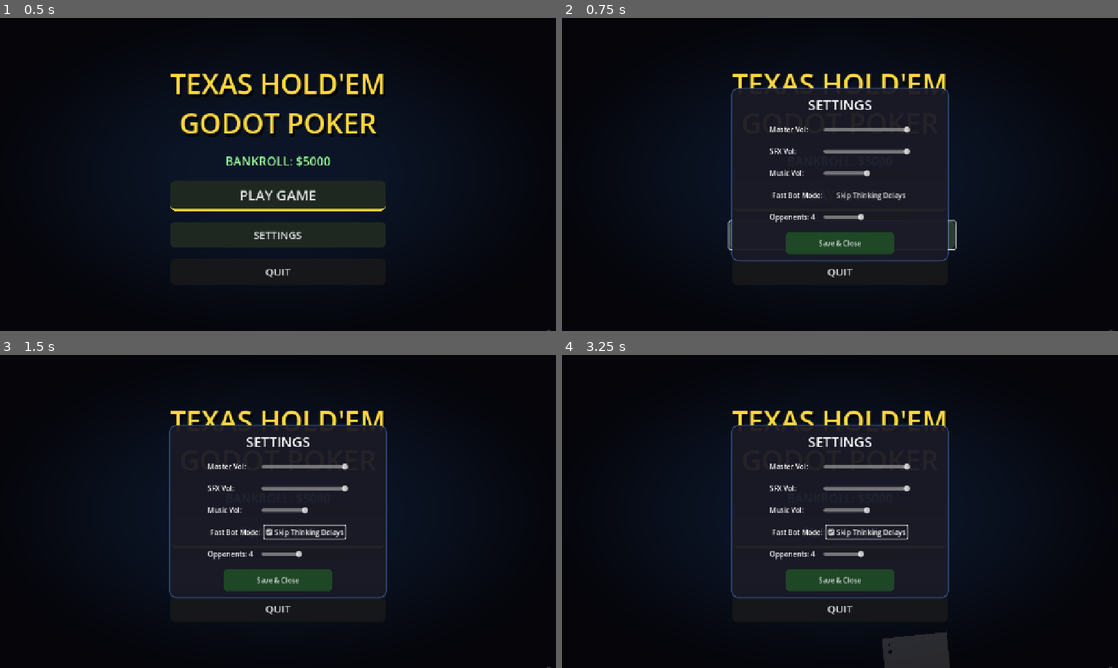
Above: before the commit, frames 1-4 (two rows, left to right).
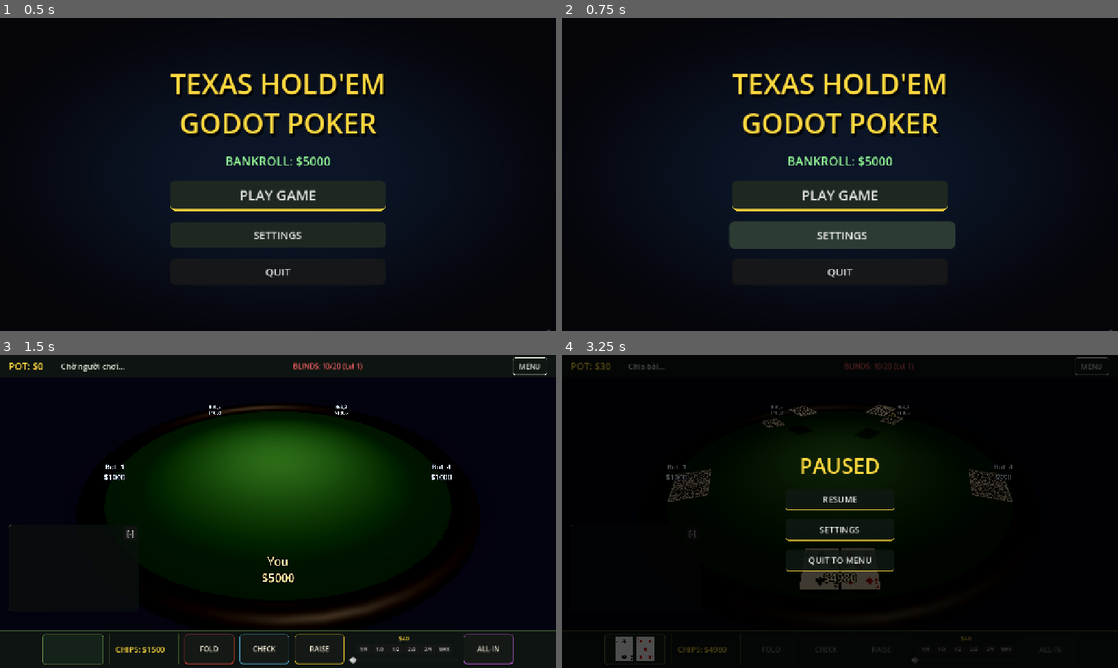
Above: after the commit, the same moments.

Repository: Johnhandsome/poker-godot
Game: Godot game, scene res://scenes/MainMenu.tscn
The game is run twice, just before and just after one commit, with the same random seed, the same clock (stepped at 60 frames per second) and the same inputs.
Inputs (mouse positions are in pixels of both pictures, inside the frame that each line leads up to):
- Up to frame 1 (0.5 s): no input
- Up to frame 2 (0.75 s): click "SETTINGS" at 0.5 s
- Up to frame 3 (1.5 s): click "PLAY GAME" at 1.25 s
- Up to frame 4 (3.25 s): click (1090, 367) at 2 s, where only the run after the commit has a clickable "MENU"; click (923, 649) at 2.75 s, where only the run after the commit has a clickable "1/4"

Frame 1 is identical in both runs. In frame 2, 8.0% of the frame differs, in the area x 29-71%, y 22-78%; in frame 3, 39%, in the area x 0-100%, y 0-100%; in frame 4, 37%.
Error after the commit: Invalid access to property or key 'bot_count' on a base object of type 'Node (settings_manager.gd)'. (res://scripts/ui/main_menu.gd:306)

Commit message:
feat: Implement localization for game messages and UI, add quick bet buttons, and introduce a minimizable game log with player cleanup.

Diff:
--- a/scripts/core/game_manager.gd
+++ b/scripts/core/game_manager.gd
@@ -70,8 +70,13 @@
 	players.append(player_node)
 
 func start_game():
+	# Xoá các player rác từ lần chơi trước nếu chúng đã bị giải phóng (freed)
+	for i in range(players.size() - 1, -1, -1):
+		if not is_instance_valid(players[i]):
+			players.remove_at(i)
+
 	if players.size() < 2:
-		emit_signal("game_message", "Need at least 2 players to start.")
+		emit_signal("game_message", SettingsManager.tc("Need at least 2 players to start.", "Cần ít nhất 2 người chơi để bắt đầu."))
 		return
 
 	# Khởi tạo dealer ngẫu nhiên lần đầu tiên
@@ -94,7 +99,8 @@
 		current_blind_level = new_level
 		small_blind = 10 * int(pow(2, current_blind_level - 1))
 		big_blind = 20 * int(pow(2, current_blind_level - 1))
-		emit_signal("game_message", "[color=red][b]BLINDS LÊN CẤP " + str(current_blind_level) + ": $" + str(small_blind) + "/$" + str(big_blind) + "[/b][/color]")
+		var msg = SettingsManager.tc("[color=red][b]BLINDS LEVEL UP ", "[color=red][b]BLINDS LÊN CẤP ")
+		emit_signal("game_message", msg + str(current_blind_level) + ": $" + str(small_blind) + "/$" + str(big_blind) + "[/b][/color]")
 	emit_signal("blinds_level_changed", current_blind_level, small_blind, big_blind)
 
 	# Phục hồi min_raise mặc định của level mới
@@ -144,7 +150,7 @@
 		return
 
 	if active_players.size() < 2:
-		emit_signal("game_message", "Game Over - Not enough players with chips.")
+		emit_signal("game_message", SettingsManager.tc("Game Over - Not enough players with chips.", "Trò chơi kết thúc - Không đủ người chơi còn tiền."))
 		return
 
 	# Vì danh sách active_players đã xoay bắt đầu từ SB, dealer luôn là người cuối cùng trong active_players
@@ -356,7 +362,9 @@
 	for p_id in payouts:
 		var p = _get_player_by_id(p_id)
 		p.chips += payouts[p_id]
-		emit_signal("game_message", p.id + " thắng $" + str(payouts[p_id]) + "!")
+		var id_str = SettingsManager.tc("You", "Bạn") if p.id == "You" else p.id
+		var won_str = SettingsManager.tc(" won $", " thắng $")
+		emit_signal("game_message", id_str + won_str + str(payouts[p_id]) + "!")
 
 	# Lưu tiến trình bankroll vào ổ cứng
 	_save_human_progress()
--- a/scripts/core/settings_manager.gd
+++ b/scripts/core/settings_manager.gd
@@ -9,6 +9,7 @@
 var bgm_volume: float = 0.5
 var fast_bot_mode: bool = false
 var num_bots: int = 4
+var language: String = "en" # "en" or "vi"
 
 func _ready() -> void:
 	load_settings()
@@ -19,7 +20,8 @@
 		"sfx_volume": sfx_volume,
 		"bgm_volume": bgm_volume,
 		"fast_bot_mode": fast_bot_mode,
-		"num_bots": num_bots
+		"num_bots": num_bots,
+		"language": language
 	}
 
 	var file = FileAccess.open(SAVE_PATH, FileAccess.WRITE)
@@ -45,8 +47,13 @@
 				if data.has("bgm_volume"): bgm_volume = data["bgm_volume"]
 				if data.has("fast_bot_mode"): fast_bot_mode = data["fast_bot_mode"]
 				if data.has("num_bots"): num_bots = int(data["num_bots"])
+				if data.has("language"): language = data["language"]
 		file.close()
 
 func apply_and_save() -> void:
 	save_settings()
 	emit_signal("settings_changed")
+
+func tc(en: String, vi: String) -> String:
+	if language == "en": return en
+	return vi
--- a/scripts/main.gd
+++ b/scripts/main.gd
@@ -5,22 +5,22 @@
 # Script này là gốc (Root) của game.
 
 var pot_label: Label
-var chips_label: Label
 var state_label: Label
 var turn_label: Label
+var blinds_label: Label
 var btn_fold: Button
 var btn_call_check: Button
 var btn_raise: Button
 var btn_all_in: Button
 var raise_slider: HSlider
 var raise_value_label: Label
-var card_display: HBoxContainer  # 2D card display for human
-
-var blinds_label: Label
-
-# --- LOG UI ---
 var log_vbox: VBoxContainer
 var log_scroll: ScrollContainer
+var log_panel: PanelContainer
+var is_log_minimized: bool = false
+var btn_minimize_log: Button
+var card_display: HBoxContainer
+var chips_label: Label
 
 func _ready() -> void:
 	print("Poker Godot 3D - Bắt đầu khởi tạo...")
@@ -146,7 +146,7 @@
 
 	# Blinds level info
 	blinds_label = Label.new()
-	blinds_label.text = "BLINDS: 10/20 (Lvl 1)"
+	blinds_label.text = SettingsManager.tc("BLINDS: 10/20 (Lvl 1)", "BLINDS: 10/20 (Lvl 1)")
 	blinds_label.add_theme_font_size_override("font_size", 16)
 	blinds_label.add_theme_color_override("font_color", Color(1.0, 0.4, 0.4)) # Reddish to show pressure
 	top_hbox.add_child(blinds_label)
@@ -158,8 +158,9 @@
 
 	# Menu/Pause button
 	var btn_pause = Button.new()
-	btn_pause.text = " MENU ⚙️ "
-	btn_pause.custom_minimum_size = Vector2(100, 36)
+	btn_pause.text = "MENU"
+	btn_pause.custom_minimum_size = Vector2(80, 40)
+	btn_pause.focus_mode = Control.FOCUS_NONE
 	btn_pause.add_theme_font_size_override("font_size", 16)
 	var pause_style = StyleBoxFlat.new()
 	pause_style.bg_color = THEME_BG_DARK
@@ -254,9 +255,9 @@
 	btn_raise = _create_action_button("RAISE", THEME_BTN_BORDER_RAISE, "Raise")
 	bottom_hbox.add_child(btn_raise)
 
-	# Raise slider + giá trị hiển thị
+	# Raise slider + giá trị hiển thị + Quick Bets
 	var raise_container = VBoxContainer.new()
-	raise_container.custom_minimum_size = Vector2(180, 50)
+	raise_container.custom_minimum_size = Vector2(250, 70)
 	raise_container.alignment = BoxContainer.ALIGNMENT_CENTER
 	bottom_hbox.add_child(raise_container)
 
@@ -267,8 +268,32 @@
 	raise_value_label.horizontal_alignment = HORIZONTAL_ALIGNMENT_CENTER
 	raise_container.add_child(raise_value_label)
 
+	# Hộp chứa các nút tắt (shortcuts)
+	var shortcuts_hbox = HBoxContainer.new()
+	shortcuts_hbox.alignment = BoxContainer.ALIGNMENT_CENTER
+	shortcuts_hbox.add_theme_constant_override("separation", 2)
+	raise_container.add_child(shortcuts_hbox)
+
+	var fractions = [
+		{"text": "1/4", "frac": 0.25},
+		{"text": "1/3", "frac": 0.3333},
+		{"text": "1/2", "frac": 0.5},
+		{"text": "2/3", "frac": 0.6666},
+		{"text": "3/4", "frac": 0.75},
+		{"text": "MAX", "frac": 1.0}
+	]
+	for f in fractions:
+		var btn = Button.new()
+		btn.text = f.text
+		btn.custom_minimum_size = Vector2(35, 20)
+		btn.add_theme_font_size_override("font_size", 10)
+		btn.focus_mode = Control.FOCUS_NONE
+		var frac_val = f.frac
+		btn.pressed.connect(func(): _on_quick_raise_pressed(frac_val))
+		shortcuts_hbox.add_child(btn)
+
 	raise_slider = HSlider.new()
-	raise_slider.custom_minimum_size = Vector2(180, 20)
+	raise_slider.custom_minimum_size = Vector2(250, 20)
 	raise_slider.step = 10
 	raise_slider.min_value = 40
 	raise_slider.max_value = 1500
@@ -281,11 +306,16 @@
 	bottom_hbox.add_child(btn_all_in)
 
 	# ---- LOG PANEL (Góc trái giữa màn hình) ----
-	var log_panel = PanelContainer.new()
-	log_panel.set_anchors_preset(Control.PRESET_CENTER_LEFT)
-	log_panel.position = Vector2(20, -100) # Lệch lên trên thanh bottom bar
-	log_panel.custom_minimum_size = Vector2(300, 250)
+	log_panel = PanelContainer.new()
 	log_panel.mouse_filter = Control.MOUSE_FILTER_IGNORE # Không chặn click
+	canvas.add_child(log_panel)
+
+	# Định vị chặt chẽ vào góc dưới trái, ép nó mọc từ dưới mọc lên thay vì từ trên trút xuống
+	log_panel.set_anchors_preset(Control.PRESET_BOTTOM_LEFT, true)
+	log_panel.offset_left = 20
+	log_panel.offset_bottom = -130 # Cách mép dưới (bottom bar) 130px
+	log_panel.offset_right = 320 # Rộng 300px
+	log_panel.offset_top = -330 # Cao 200px (130 + 200 = 330)
 
 	var log_style = StyleBoxFlat.new()
 	log_style.bg_color = Color(0.04, 0.06, 0.05, 0.7) # Rất trong suốt
@@ -296,12 +326,34 @@
 	log_style.border_width_left = 1
 	log_style.border_color = THEME_BORDER
 	log_panel.add_theme_stylebox_override("panel", log_style)
-	canvas.add_child(log_panel)
+
+	var log_header_margin = MarginContainer.new()
+	log_header_margin.add_theme_constant_override("margin_right", 5)
+	log_header_margin.add_theme_constant_override("margin_left", 5)
+	log_header_margin.add_theme_constant_override("margin_top", 5)
+
+	var log_header_box = HBoxContainer.new()
+	log_header_box.alignment = BoxContainer.ALIGNMENT_END
+	log_header_margin.add_child(log_header_box)
+
+	btn_minimize_log = Button.new()
+	btn_minimize_log.text = "[-]"
+	btn_minimize_log.custom_minimum_size = Vector2(30, 20)
+	btn_minimize_log.mouse_filter = Control.MOUSE_FILTER_STOP
+	btn_minimize_log.pressed.connect(_toggle_log_size)
+	log_header_box.add_child(btn_minimize_log)
+
+	var log_outer_vbox = VBoxContainer.new()
+	log_outer_vbox.mouse_filter = Control.MOUSE_FILTER_IGNORE
+	log_outer_vbox.add_child(log_header_margin)
 
 	log_scroll = ScrollContainer.new()
 	log_scroll.horizontal_scroll_mode = ScrollContainer.SCROLL_MODE_DISABLED
 	log_scroll.mouse_filter = Control.MOUSE_FILTER_IGNORE
-	log_panel.add_child(log_scroll)
+	log_scroll.size_flags_vertical = Control.SIZE_EXPAND_FILL
+	log_outer_vbox.add_child(log_scroll)
+
+	log_panel.add_child(log_outer_vbox)
 
 	var margin_container = MarginContainer.new()
 	margin_container.add_theme_constant_override("margin_left", 10)
@@ -337,6 +389,41 @@
 	log_vbox.add_child(rt)
 	if log_vbox.get_child_count() > 30:
 		log_vbox.get_child(0).queue_free()
+
+	if is_log_minimized:
+		# Lấy header box (bên trong margin container)
+		var log_header_box = btn_minimize_log.get_parent()
+		if log_header_box.get_child_count() > 1:
+			log_header_box.get_child(0).queue_free()
+		var new_preview = rt.duplicate()
+		new_preview.size_flags_horizontal = Control.SIZE_EXPAND_FILL
+		log_header_box.add_child(new_preview)
+		log_header_box.move_child(new_preview, 0)
+
+func _toggle_log_size() -> void:
+	is_log_minimized = !is_log_minimized
+	if is_log_minimized:
+		btn_minimize_log.text = "[+]"
+		log_scroll.hide()
+		log_panel.offset_top = -170 # Cao 40px (130 + 40 = 170)
+
+		# Move the last msg out to header to see it
+		if log_vbox.get_child_count() > 0:
+			var last_msg = log_vbox.get_child(log_vbox.get_child_count() - 1).duplicate()
+			last_msg.size_flags_horizontal = Control.SIZE_EXPAND_FILL
+			var log_header_box = btn_minimize_log.get_parent()
+			if log_header_box.get_child_count() > 1:
+				log_header_box.get_child(0).queue_free() # Remove old preview
+			log_header_box.add_child(last_msg)
+			log_header_box.move_child(last_msg, 0) # Day preview len truoc nut
+	else:
+		btn_minimize_log.text = "[-]"
+		log_scroll.show()
+		log_panel.offset_top = -330 # Cao 200px (130 + 200 = 330)
+
+		var log_header_box = btn_minimize_log.get_parent()
+		if log_header_box.get_child_count() > 1:
+			log_header_box.get_child(0).queue_free() # Remove preview
 
 func _add_action_button(parent: HBoxContainer, text: String, color: Color, action: String) -> void:
 	var btn = _create_action_button(text, color, action)
@@ -450,6 +537,22 @@
 func _on_raise_slider_changed(value: float) -> void:
 	if raise_value_label:
 		raise_value_label.text = "$" + str(int(value))
+
+func _on_quick_raise_pressed(frac_val: float) -> void:
+	if not raise_slider: return
+	_play_ui_sound()
+	var pm = get_node("/root/PotManager") if has_node("/root/PotManager") else null
+	var gm = get_node("/root/GameManager") if has_node("/root/GameManager") else null
+	if pm and gm:
+		var current_pot = pm.get_total_pot()
+		var target_raise = int(current_pot * frac_val)
+
+		# Round to nearest big blind
+		if gm.big_blind > 0:
+			target_raise = int(round(float(target_raise) / float(gm.big_blind)) * gm.big_blind)
+
+		var final_val = clamp(target_raise, raise_slider.min_value, raise_slider.max_value)
+		raise_slider.value = final_val
 
 # ---- UI UPDATE CALLBACKS ----
 
@@ -490,9 +593,11 @@
 			or new_state == GameManager.GameState.FLOP_BETTING \
 			or new_state == GameManager.GameState.TURN_BETTING \
 			or new_state == GameManager.GameState.RIVER_BETTING:
-		_add_log_message("[color=#66ccff]--- Vòng Cược: " + state_label.text + " ---[/color]", true)
+		var txt = SettingsManager.tc("--- Betting Round: ", "--- Vòng Cược: ")
+		_add_log_message("[color=#66ccff]" + txt + state_label.text + " ---[/color]", true)
 	elif new_state == GameManager.GameState.SHOWDOWN:
-		_add_log_message("[color=#ffcc66]--- Lật Bài (Showdown) ---[/color]", true)
+		var txt = SettingsManager.tc("--- Showdown ---", "--- Lật Bài (Showdown) ---")
+		_add_log_message("[color=#ffcc66]" + txt + "[/color]", true)
 
 	# Update trạng thái disable của nút khi chuyển state mới mà không phải lượt đánh
 	_set_action_buttons_disabled(true)
@@ -519,14 +624,14 @@
 	_update_chips_label()
 
 	var action_str = ""
-	var p_color = "yellow" if player_id == "You" else "lightblue"
+	var p_color = "yellow" if player_id == SettingsManager.tc("You", "Bạn") or player_id == "You" else "lightblue"
 
 	match action:
-		GameManager.PlayerAction.FOLD: action_str = "[color=red]vừa úp bài (Fold)[/color]"
-		GameManager.PlayerAction.CHECK: action_str = "[color=gray]vừa Check[/color]"
-		GameManager.PlayerAction.CALL: action_str = "[color=lightgreen]vừa theo (Call)[/color]"
-		GameManager.PlayerAction.RAISE: action_str = "[color=orange]vừa Raise ($" + str(amount) + ")[/color]"
-		GameManager.PlayerAction.ALL_IN: action_str = "[color=magenta]vừa ALL-IN ($" + str(amount) + ")[/color]"
+		GameManager.PlayerAction.FOLD: action_str = SettingsManager.tc("[color=red]folded[/color]", "[color=red]vừa úp bài (Fold)[/color]")
+		GameManager.PlayerAction.CHECK: action_str = SettingsManager.tc("[color=gray]checked[/color]", "[color=gray]vừa Check[/color]")
+		GameManager.PlayerAction.CALL: action_str = SettingsManager.tc("[color=lightgreen]called[/color]", "[color=lightgreen]vừa theo (Call)[/color]")
+		GameManager.PlayerAction.RAISE: action_str = SettingsManager.tc("[color=orange]raised ($" + str(amount) + ")[/color]", "[color=orange]vừa Raise ($" + str(amount) + ")[/color]")
+		GameManager.PlayerAction.ALL_IN: action_str = SettingsManager.tc("[color=magenta]went ALL-IN ($" + str(amount) + ")[/color]", "[color=magenta]vừa ALL-IN ($" + str(amount) + ")[/color]")
 
 	_add_log_message("[color=" + p_color + "]" + player_id + "[/color] " + action_str)
 
@@ -538,10 +643,12 @@
 		var p = gm._get_player_by_id(player_id)
 		if p:
 			if p.is_ai:
-				turn_label.text = "Lượt: " + p.id + " (đang nghĩ...)"
+				var t1 = SettingsManager.tc("Turn: ", "Lượt: ")
+				var t2 = SettingsManager.tc(" (thinking...)", " (đang nghĩ...)")
+				turn_label.text = t1 + p.id + t2
 				turn_label.add_theme_color_override("font_color", Color(0.5, 1.0, 0.5))
 			else:
-				turn_label.text = ">>> LƯỢT CỦA BẠN <<<"
+				turn_label.text = SettingsManager.tc(">>> YOUR TURN <<<", ">>> LƯỢT CỦA BẠN <<<")
 				turn_label.add_theme_color_override("font_color", Color(1.0, 1.0, 0.3))
 
 				# Mở khóa các nút
@@ -579,7 +686,7 @@
 				chips_label.text = "CHIPS: $" + str(p.chips)
 				break
 
-func _on_winners_declared_ui(payouts: Dictionary, best_cards: Dictionary) -> void:
+func _on_winners_declared_ui(payouts: Dictionary, _best_cards: Dictionary) -> void:
 	_update_chips_label()
 
 	for pid in payouts:
--- a/scripts/players/ai_bot.gd
+++ b/scripts/players/ai_bot.gd
@@ -137,7 +137,7 @@
 	if game_manager:
 		game_manager.process_player_action(id, chosen_action, chosen_amount)
 
-func _emit_chatter(game_manager: Node, action: int, amount_to_call: int, raise_amount: int) -> void:
+func _emit_chatter(game_manager: Node, action: int, amount_to_call: int, _raise_amount: int) -> void:
 	# Only chat 15% of the time to avoid spam
 	if randf() > 0.15: return
 
--- a/scripts/ui/main_menu.gd
+++ b/scripts/ui/main_menu.gd
@@ -3,11 +3,6 @@
 func _ready() -> void:
 	# Bắt buộc root Node bung toàn màn hình và bám sát độ phân giải thực tế của hệ điều hành
 	set_anchors_and_offsets_preset(Control.PRESET_FULL_RECT)
-	size = get_viewport_rect().size
-	get_tree().get_root().size_changed.connect(func():
-		if is_inside_tree():
-			size = get_viewport_rect().size
-	)
 
 	# Bật âm thanh Casino Ambience
 	var ambient_player = AudioStreamPlayer.new()
@@ -82,11 +77,12 @@
 	# Nút Play
 	var btn_play = Button.new()
 	if current_chips > 0:
-		btn_play.text = "PLAY GAME"
+		btn_play.text = SettingsManager.tc("PLAY GAME", "CHƠI TIẾP")
 	else:
-		btn_play.text = "RESTART ($5000)"
+		btn_play.text = SettingsManager.tc("RESTART ($5000)", "CHƠI LẠI ($5000)")
 	btn_play.custom_minimum_size = Vector2(300, 70)
 	btn_play.add_theme_font_size_override("font_size", 32)
+	btn_play.focus_mode = Control.FOCUS_NONE
 	var style_play = StyleBoxFlat.new()
 	style_play.bg_color = Color(0.12, 0.16, 0.13, 0.98)
 	style_play.border_width_bottom = 4
@@ -127,9 +123,10 @@
 
 	# Nút Settings
 	var btn_settings = Button.new()
-	btn_settings.text = "SETTINGS"
+	btn_settings.text = SettingsManager.tc("SETTINGS", "CÀI ĐẶT")
 	btn_settings.custom_minimum_size = Vector2(300, 60)
 	btn_settings.add_theme_font_size_override("font_size", 24)
+	btn_settings.focus_mode = Control.FOCUS_NONE
 
 	# Clone style từ btn_play
 	var style_settings = style_play.duplicate()
@@ -161,9 +158,10 @@
 
 	# Nút Quit
 	var btn_quit = Button.new()
-	btn_quit.text = "QUIT"
+	btn_quit.text = SettingsManager.tc("QUIT", "THOÁT")
 	btn_quit.custom_minimum_size = Vector2(300, 60)
 	btn_quit.add_theme_font_size_override("font_size", 24)
+	btn_quit.focus_mode = Control.FOCUS_NONE
 	var style_quit = StyleBoxFlat.new()
 	style_quit.bg_color = Color(0.1, 0.1, 0.1, 0.8)
 	style_quit.corner_radius_top_left = 12
@@ -225,7 +223,7 @@
 	panel.add_child(vbox)
 
 	var title = Label.new()
-	title.text = "SETTINGS"
+	title.text = SettingsManager.tc("SETTINGS", "CÀI ĐẶT")
 	title.horizontal_alignment = HORIZONTAL_ALIGNMENT_CENTER
 	title.add_theme_font_size_override("font_size", 32)
 	vbox.add_child(title)
@@ -236,12 +234,13 @@
 	var master_box = HBoxContainer.new()
 	master_box.alignment = BoxContainer.ALIGNMENT_CENTER
 	var master_lbl = Label.new()
-	master_lbl.text = "Master Vol:"
-	master_lbl.custom_minimum_size = Vector2(120, 0)
+	master_lbl.text = SettingsManager.tc("Master Vol:", "Âm lượng tổng:")
+	master_lbl.custom_minimum_size = Vector2(140, 0)
 	var master_slider = HSlider.new()
 	master_slider.custom_minimum_size = Vector2(200, 30)
 	master_slider.max_value = 1.0
 	master_slider.step = 0.05
+	master_slider.focus_mode = Control.FOCUS_NONE
 	if sm: master_slider.value = sm.master_volume
 	master_box.add_child(master_lbl)
 	master_box.add_child(master_slider)
@@ -251,8 +250,8 @@
 	var sfx_box = HBoxContainer.new()
 	sfx_box.alignment = BoxContainer.ALIGNMENT_CENTER
 	var sfx_lbl = Label.new()
-	sfx_lbl.text = "SFX Vol:"
-	sfx_lbl.custom_minimum_size = Vector2(120, 0)
+	sfx_lbl.text = SettingsManager.tc("SFX Vol:", "Âm thanh (FX):")
+	sfx_lbl.custom_minimum_size = Vector2(140, 0)
 	var sfx_slider = HSlider.new()
 	sfx_slider.custom_minimum_size = Vector2(200, 30)
 	sfx_slider.max_value = 1.0
@@ -266,8 +265,8 @@
 	var bgm_box = HBoxContainer.new()
 	bgm_box.alignment = BoxContainer.ALIGNMENT_CENTER
 	var bgm_lbl = Label.new()
-	bgm_lbl.text = "Music Vol:"
-	bgm_lbl.custom_minimum_size = Vector2(120, 0)
+	bgm_lbl.text = SettingsManager.tc("Music Vol:", "Nhạc nền:")
+	bgm_lbl.custom_minimum_size = Vector2(140, 0)
 	var bgm_slider = HSlider.new()
 	bgm_slider.custom_minimum_size = Vector2(200, 30)
 	bgm_slider.max_value = 1.0
@@ -281,29 +280,31 @@
 	var fast_box = HBoxContainer.new()
 	fast_box.alignment = BoxContainer.ALIGNMENT_CENTER
 	var fast_lbl = Label.new()
-	fast_lbl.text = "Fast Bot Mode:"
-	fast_lbl.custom_minimum_size = Vector2(120, 0)
-	var fast_check = CheckBox.new()
-	fast_check.text = "Skip Thinking Delays"
-	if sm: fast_check.button_pressed = sm.fast_bot_mode
+	fast_lbl.text = SettingsManager.tc("Bot Speed:", "Tốc độ Đánh của Bot:")
+	fast_lbl.custom_minimum_size = Vector2(140, 0)
+	var check_fast_bot = CheckButton.new()
+	check_fast_bot.text = SettingsManager.tc("Skip Delays", "Bỏ qua thời gian chờ")
+	check_fast_bot.focus_mode = Control.FOCUS_NONE
+	if sm: check_fast_bot.button_pressed = sm.fast_bot_mode
 	fast_box.add_child(fast_lbl)
-	fast_box.add_child(fast_check)
+	fast_box.add_child(check_fast_bot)
 	vbox.add_child(fast_box)
 
 	# Bot Count
 	var bot_box = HBoxContainer.new()
 	bot_box.alignment = BoxContainer.ALIGNMENT_CENTER
 	var bot_lbl = Label.new()
-	bot_lbl.text = "Opponents: 4"
-	bot_lbl.custom_minimum_size = Vector2(120, 0)
+	bot_lbl.text = SettingsManager.tc("Num Bots:", "Số lượng Bot:")
+	bot_lbl.custom_minimum_size = Vector2(140, 0)
 	var bot_slider = HSlider.new()
 	bot_slider.custom_minimum_size = Vector2(200, 30)
 	bot_slider.min_value = 1
 	bot_slider.max_value = 8
 	bot_slider.step = 1
+	bot_slider.focus_mode = Control.FOCUS_NONE
 	if sm:
-		bot_slider.value = sm.num_bots
-		bot_lbl.text = "Opponents: " + str(sm.num_bots)
+		bot_slider.value = sm.bot_count
+		bot_lbl.text = SettingsManager.tc("Num Bots: ", "Số lượng Bot: ") + str(sm.bot_count)
 	bot_box.add_child(bot_lbl)
 	bot_box.add_child(bot_slider)
 	vbox.add_child(bot_box)
@@ -313,10 +314,9 @@
 		var update_audio = func():
 			sm.master_volume = master_slider.value
 			sm.sfx_volume = sfx_slider.value
-			sm.bgm_volume = bgm_slider.value
 			sm.apply_and_save()
 
-			var target_linear = sm.master_volume * sm.bgm_volume
+			var target_linear = sm.master_volume
 			# Sửa lỗi ambient player: dò tìm tất cả child thay vì dùng tên
 			for child in get_parent().get_children() if get_parent() else get_children():
 				if child is AudioStreamPlayer and child.stream and child.stream.resource_path.ends_with("33521.mp3"):
@@ -328,23 +328,58 @@
 
 		master_slider.value_changed.connect(func(_val): update_audio.call())
 		sfx_slider.value_changed.connect(func(_val): update_audio.call())
-		bgm_slider.value_changed.connect(func(_val): update_audio.call())
-
-		fast_check.toggled.connect(func(pressed):
+
+		check_fast_bot.toggled.connect(func(pressed):
 			sm.fast_bot_mode = pressed
 			sm.apply_and_save()
 		)
 
 		bot_slider.value_changed.connect(func(val):
-			sm.num_bots = int(val)
-			bot_lbl.text = "Opponents: " + str(sm.num_bots)
+			sm.bot_count = int(val)
+			bot_lbl.text = SettingsManager.tc("Num Bots: ", "Số lượng Bot: ") + str(sm.bot_count)
 			sm.apply_and_save()
 		)
 
-	# Nút Save & Close
+	# Language Selection
+	var lang_box = HBoxContainer.new()
+	lang_box.alignment = BoxContainer.ALIGNMENT_CENTER
+	var lang_lbl = Label.new()
+	lang_lbl.text = SettingsManager.tc("Language:", "Ngôn ngữ:")
+	lang_lbl.custom_minimum_size = Vector2(140, 0)
+	var lang_btn = OptionButton.new()
+	lang_btn.add_item("English")
+	lang_btn.add_item("Tiếng Việt")
+	lang_btn.focus_mode = Control.FOCUS_NONE
+	if sm:
+		if sm.language == "vi":
+			lang_btn.selected = 1
+		else:
+			lang_btn.selected = 0
+		lang_btn.item_selected.connect(func(idx):
+			var selected_lang = "en"
+			if idx == 1:
+				selected_lang = "vi"
+
+			var lang_changed = (sm.language != selected_lang)
+			if lang_changed:
+				sm.language = selected_lang
+				sm.save_settings()
+				get_tree().reload_current_scene()
+		)
+	lang_box.add_child(lang_lbl)
+	lang_box.add_child(lang_btn)
+	vbox.add_child(lang_box)
+
+	# Đệm
+	var spacer2 = Control.new()
+	spacer2.custom_minimum_size = Vector2(0, 10)
+	vbox.add_child(spacer2)
+
+	# Nút đóng
 	var btn_close = Button.new()
-	btn_close.text = "Save & Close"
-	btn_close.custom_minimum_size = Vector2(250, 50)
+	btn_close.text = SettingsManager.tc("CLOSE", "ĐÓNG")
+	btn_close.custom_minimum_size = Vector2(150, 40)
+	btn_close.focus_mode = Control.FOCUS_NONE
 	var style_close = StyleBoxFlat.new()
 	style_close.bg_color = Color(0.12, 0.3, 0.15, 0.9) # Xanh lá tối
 	style_close.corner_radius_top_left = 8
